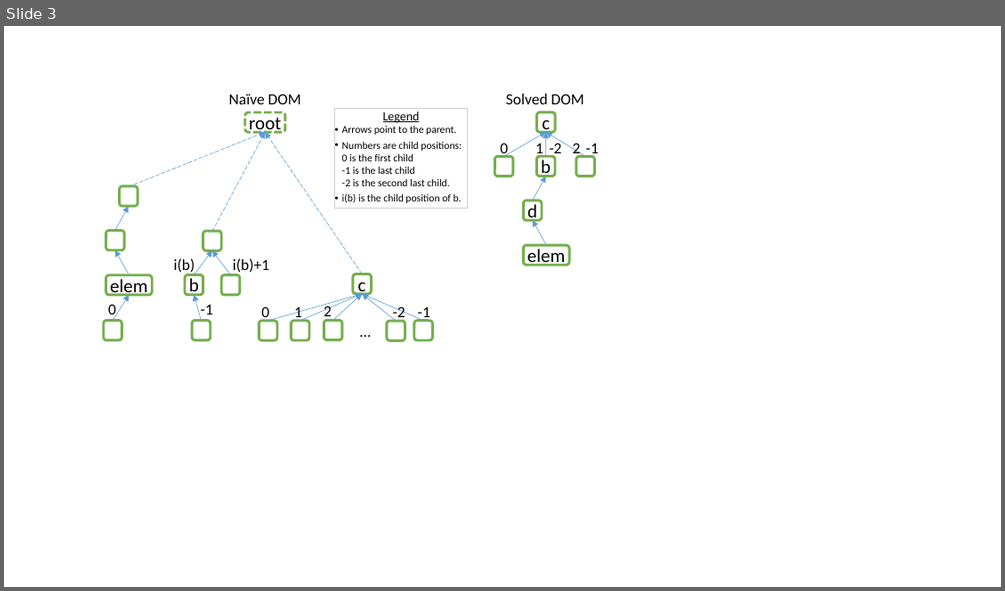
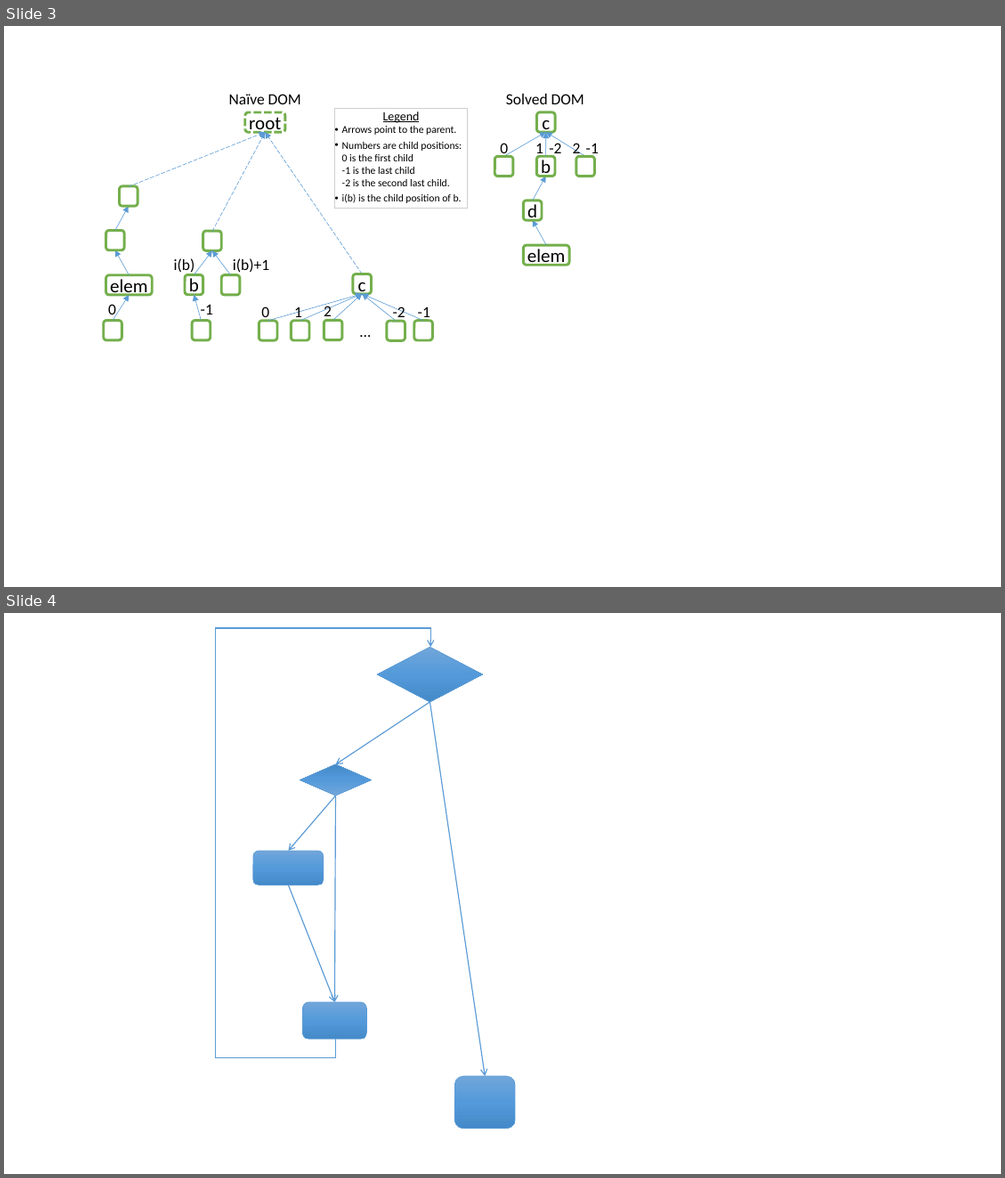
Before and after one commit to jamestklo/ConcolicJS, a slide deck: docs/issta2014/dom1.pptx. Shown one above the other, each under a label of ours: slide 3 before the commit, slides 3 and 4 after it. The pictures are 1005x591 and 1005x1178 pixels, drawn with LibreOffice and Linux fonts; fonts in the diff are those of the drawing. Boxes give left, top, right and bottom in pixels: in the first picture for what was removed or moved away, otherwise in the second. Text is boxed around its words. In the diff, an @@ line names an element or a change of style, - is before the commit and + after.

```diff
--- a/docs/issta2014/dom1.pptx
+++ b/docs/issta2014/dom1.pptx
@@ slide 4 added at (4,613,1001,1174), background #FFFFFF @@
@@ elbow arrow added from (335, 1038) to (431, 647), #5B9BD5 1 pt @@
@@ diamond added at (377,647,483,702), fill gradient #71A6DB to #559BDB to #448ACA, outline #5B9BD5 0.5 pt @@
@@ arrow added from (430, 702) to (335, 764), #5B9BD5 1 pt @@
@@ arrow added from (430, 702) to (485, 1076), #5B9BD5 1 pt @@
@@ diamond added at (300,764,372,795), fill gradient #71A6DB to #559BDB to #448ACA, outline #5B9BD5 0.5 pt @@
@@ arrow added from (335, 795) to (288, 851), #5B9BD5 1 pt @@
@@ arrow added from (335, 795) to (334, 1002), #5B9BD5 1 pt @@
@@ rounded rectangle added at (253,851,324,885), fill gradient #71A6DB to #559BDB to #448ACA, outline #5B9BD5 0.5 pt @@
@@ arrow added from (288, 885) to (334, 1002), #5B9BD5 1 pt @@
@@ rounded rectangle added at (302,1002,367,1038), fill gradient #71A6DB to #559BDB to #448ACA, outline #5B9BD5 0.5 pt @@
@@ rounded rectangle added at (455,1076,516,1128), fill gradient #71A6DB to #559BDB to #448ACA, outline #5B9BD5 0.5 pt @@
```
Also in this commit, not shown: 3 other files.
